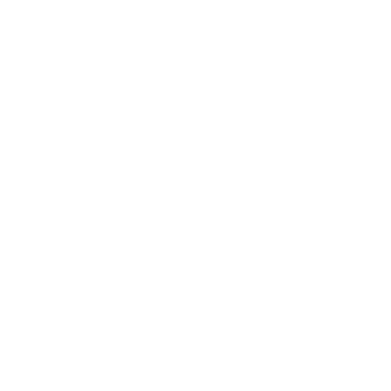
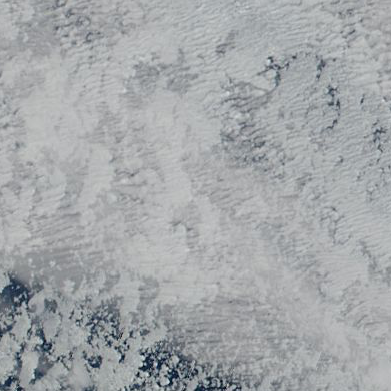
Revision of a layered 391 × 391 image; what changed, layer by layer:
added layer "202_chukchi-east_siberian_sea_100km_20070723.aqua.truecolor.250m" above "Background" over [0, 0, 391, 391]
